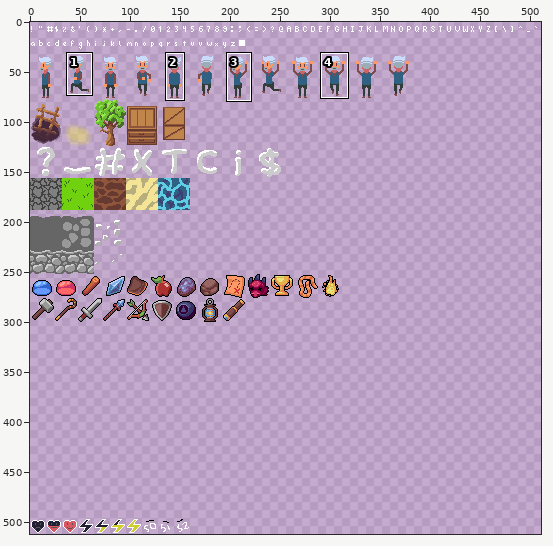
Two states of a sprite sheet, res/atlas.png. The first picture is a wide view before the edit; the outline marks the close-up.
Close-up. Before the commit:
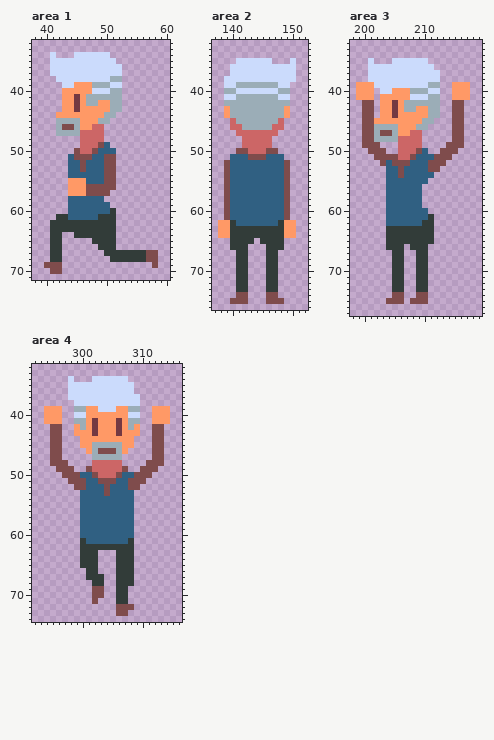
The file is 512x512 pixels. Colours within 5 levels of each other are drawn and written as one. Shown: area 1: x 38..60, y 32..71; area 2: x 137..152, y 32..76; area 3: x 198..219, y 32..77; area 4: x 292..316, y 32..74. The wide view leaves out empty margins. The commit also changed other parts of the picture, which this record leaves out.
New version:
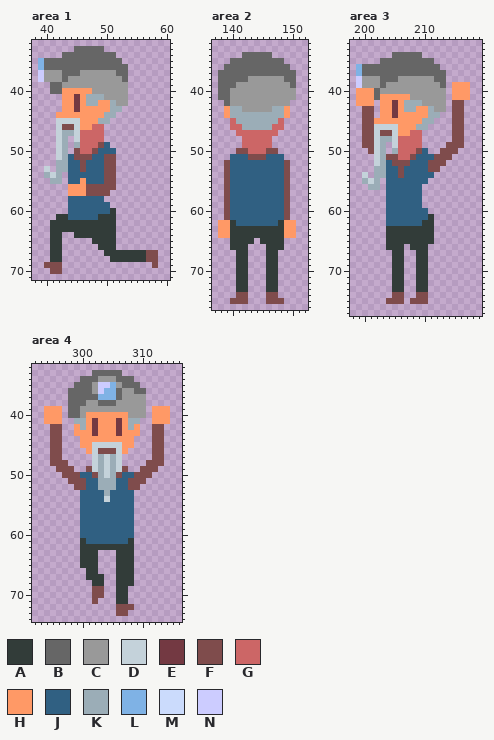
Palette (. is transparent): A #323c39  B #666666  C #999999  D #c4d2da  E #733942  F #7f4c4c  G #cc6666  H #ff9966  J #306082  K #9badb7  L #7fb2e5  M #cbdbfc  N #ccccff
What changed:
--- area 1
@@ x 38..60 @@
 32 .......................
-33 .......................
-34 ...M...MMMMMM..........
-35 ...MMMMMMMMMMM.........
-36 ...MMMMMMMMMMMM........
-37 ...MMMMMMMMMMMM........
-38 ....MMMMMMMMMKK........
-39 .....MMHHHKKKMM........
-40 .....HHHHHMMMKK........
-41 .....HHEHKKKKKK........
-42 .....HHEHKKHHKK........
+33 .......BBBBB...........
+34 .....BBBBBBBBB.........
+35 .LBBBBBBBBBBBBB........
+36 .LBBBBBBBBBBBBBB.......
+37 .NCCCBBBCCCCCCBB.......
+38 .NCCCBCCCCCCCCCB.......
+39 ...BBCCCCCCCCCCC.......
+40 ...BBHHHHHCCCCCC.......
+41 .....HHEHKKKCCCC.......
+42 .....HHEHKKHHKCC.......
 43 .....HHEHHHHHKK........
 44 ....HHHHHHHHKK.........
-45 ....KKKKHHHKK..........
-46 ....KFFKHHGG...........
-47 ....KKKKGGGG...........
-48 ........GGGG...........
-49 ........GGGFJ..........
-50 .......FGGFJJJ.........
-51 ......JFFFJJFF.........
-52 ......JJFJJJFF.........
-53 ......JJFJJJFF.........
-54 ......JJJJJJFF.........
-55 ......HHHJJJFF.........
+45 ....DDDDHHHKK..........
+46 ....DFFDHHGG...........
+47 ....DKKDGGGG...........
+48 ....DK.DGGGG...........
+49 ....DK.KGGGFJ..........
+50 ....DK.FGGFJJJ.........
+51 ....DKJFFFJJFF.........
+52 ....KKJJFJJJFF.........
+53 ..D.KKJJFJJJFF.........
+54 ..KDK.JJJJJJFF.........
+55 ...KK.JJHJJJFF.........
 56 ......HHHFFFFF.........
--- area 2
@@ x 137..152 @@
 33 ................
-34 ................
-35 ....MMMMMM...M..
-36 ...MMMMMMMMMMM..
-37 ...MMMMMMMMMMM..
-38 ..MMMMMMMMMMMM..
-39 ..MMKKKKKKKMM...
-40 ..KKMMMMMMMKK...
-41 ..MMKKKKKKKMM...
-42 ..KKKKKKKKKKK...
-43 ..HKKKKKKKKKH...
+34 .....BBBBB......
+35 ...BBBBBBBBB....
+36 ..BBBBBBBBBBB...
+37 .BBBBBBBBBBBBB..
+38 .BBBBBCCCCCCBB..
+39 .BBBCCCCCCCCCB..
+40 .BBCCCCCCCCCCC..
+41 .BBCCCCCCCCCCC..
+42 ..BCCCCCCCCCC...
+43 ..HKKCCCCCKKH...
 44 ..HKKKKKKKKKH...
--- area 3
@@ x 198..219 @@
 33 ......................
-34 ......................
-35 ...M...MMMMMM.........
-36 ...MMMMMMMMMMM........
-37 ...MMMMMMMMMMMM.......
-38 ...MMMMMMMMMMMM.......
-39 .HHHMMMMMMMMMKK..HHH..
-40 .HHH.MMHHHKKKMM..HHH..
-41 .HHH.HHHHHMMMKK..HHH..
-42 ..FF.HHEHKKKKKK..FF...
-43 ..FF.HHEHKKHHKK..FF...
+34 .......BBBBB..........
+35 .....BBBBBBBBB........
+36 .LBBBBBBBBBBBBB.......
+37 .LBBBBBBBBBBBBBB......
+38 .NCCCBBBCCCCCCBB......
+39 .NCCCBCCCCCCCCCB.HHH..
+40 .HHHBCCCCCCCCCCC.HHH..
+41 .HHHBHHHHHCCCCCC.HHH..
+42 .HHH.HHEHKKKCCCC.FF...
+43 ..FF.HHEHKKHHKCC.FF...
 44 ..FF.HHEHHHHHKK..FF...
 45 ..FFHHHHHHHHKK...FF...
-46 ..FFKKKKHHHKK....FF...
-47 ..FFKFFKHHGG.....FF...
-48 ..FFKKKKGGGG.....FF...
-49 ..FFF...GGGG....FFF...
-50 ...FFF..GGGFJ..FFF....
-51 ....FFFFGGFJJJFFF.....
-52 .....FJFFFJJJFFF......
-53 ......JJFJJJJFF.......
-54 ......JJFJJJJJ........
-55 ......JJJJJJJ.........
-56 ......JJJJJJ..........
+46 ..FFDDDDHHHKK....FF...
+47 ..FFDFFDHHGG.....FF...
+48 ..FFDKKDGGGG.....FF...
+49 ..FFDK.DGGGG....FFF...
+50 ...FDK.KGGGFJ..FFF....
+51 ....DKFFGGFJJJFFF.....
+52 ....DKJFFFJJJFFF......
+53 ....KKJJFJJJJFF.......
+54 ..D.KKJJFJJJJJ........
+55 ..KDK.JJJJJJJ.........
+56 ...KK.JJJJJJ..........
 57 ......JJJJJJ..........
--- area 4
@@ x 296..312 @@
 32 .................
-33 .................
-34 ..M...MMMMMM.....
-35 ..MMMMMMMMMMM....
-36 ..MMMMMMMMMMM....
-37 ..MMMMMMMMMMMM...
-38 ...MMMMMMMMMMM...
-39 H..KKHHMMMHHKK..H
-40 H..MMHHHHHHHMM..H
+33 ......BBBBB......
+34 ....BBBCCCBBB....
+35 ...BBBCNNLCBBB...
+36 ..BBBBCNLLBCCBB..
+37 ..BBBBBLLLBCCCC..
+38 ..BBBCCBBBCCCCC..
+39 H.BBCCCCCCCCCCC.H
+40 H.BBCHHHHHHHCCC.H
 41 H..KKHEHHHEHKK..H
@@ x 300..308 @@
 44 HHHHHHHHH
-45 HHKKKKKHH
-46 .HKFFFKH.
-47 ..KKKKK..
-48 ..GGGGG..
-49 .FGGGGGF.
-50 JJFGGGFJJ
-51 FJJFFFJJF
-52 FJJJFJJJF
-53 JJJJFJJJJ
-54 JJJJJJJJJ
+45 HHDDDDDHH
+46 .HDFFFDH.
+47 ..DKDKD..
+48 ..DKDKD..
+49 .FDKDKDF.
+50 JJFKDKFJJ
+51 FJJKKKJJF
+52 FJJKKKJJF
+53 JJJJKJJJJ
+54 JJJJDJJJJ
 55 JJJJJJJJJ
Pixel boxes of the changes (left, top, right, bottom) in both close-ups:
changed: (38, 46, 128, 106)
changed: (44, 118, 80, 184)
changed: (218, 52, 296, 112)
changed: (356, 52, 446, 190)
changed: (68, 370, 146, 418)
changed: (92, 442, 122, 502)
